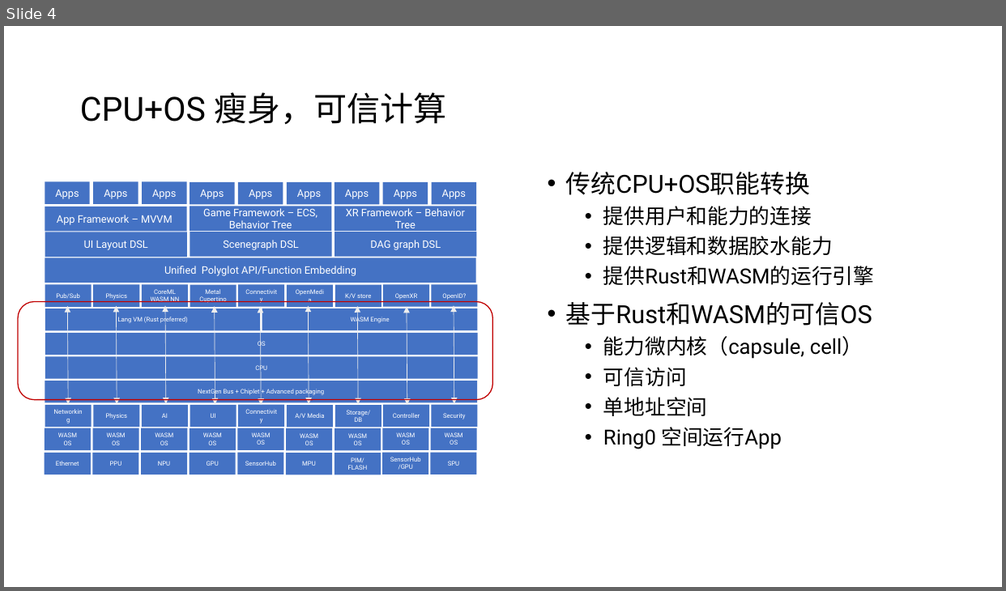
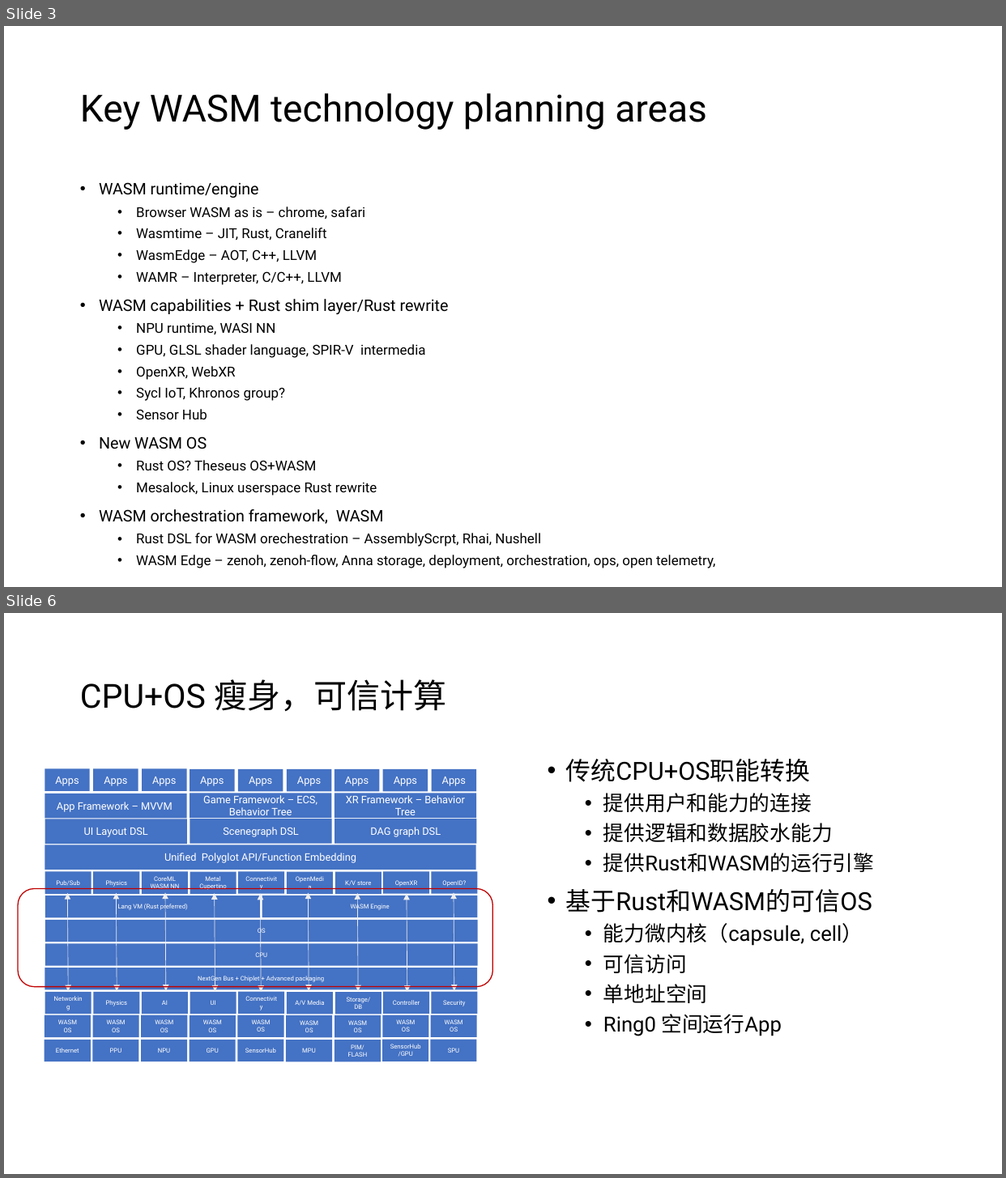
Before and after one commit to sbagga/mistyminds, a slide deck: _posts/Next Gen App Architecture.pptx. Shown one above the other, each under a label of ours: slide 4 before the commit, slides 3 and 6 after it; the slides between them are not shown. The pictures are 1006x591 and 1006x1178 pixels, drawn with LibreOffice and Linux fonts; fonts in the diff are those of the drawing. Boxes give left, top, right and bottom in pixels: in the first picture for what was removed or moved away, otherwise in the second. Text is boxed around its words. In the diff, an @@ line names an element or a change of style, - is before the commit and + after.

```diff
--- a/_posts/Next Gen App Architecture.pptx
+++ b/_posts/Next Gen App Architecture.pptx
@@ slide 3 added at (x1=4, y1=26, x2=1002, y2=587), background #FFFFFF @@
@@ title added at (x1=80, y1=93, x2=707, y2=130), 36 pt, text #000000 @@
+Key WASM technology planning areas
@@ text added at (x1=99, y1=182, x2=715, y2=569), 13.2 pt, text #000000 @@
+• WASM runtime/engine
+  • Browser WASM as is – chrome, safari
+  • Wasmtime – JIT, Rust, Cranelift
+  • WasmEdge – AOT, C++, LLVM
+  • WAMR – Interpreter, C/C++, LLVM
+• WASM capabilities + Rust shim layer/Rust rewrite
+  • NPU runtime, WASI NN
+  • GPU, GLSL shader language, SPIR-V intermedia
+  • OpenXR, WebXR
+  • Sycl IoT, Khronos group?
+  • Sensor Hub
+• New WASM OS
+  • Rust OS? Theseus OS+WASM
+  • Mesalock, Linux userspace Rust rewrite
+• WASM orchestration framework, WASM
+  • Rust DSL for WASM orechestration – AssemblyScrpt, Rhai, Nushell
+  • WASM Edge – zenoh, zenoh-flow, Anna storage, deployment, orchestration, ops, open telemetry,
@@ what was slide 4 is now slide 6 @@
```
Also in this commit, not shown: 3 slides changed, 4 other slides added, 1 slide removed, 1 other file.
